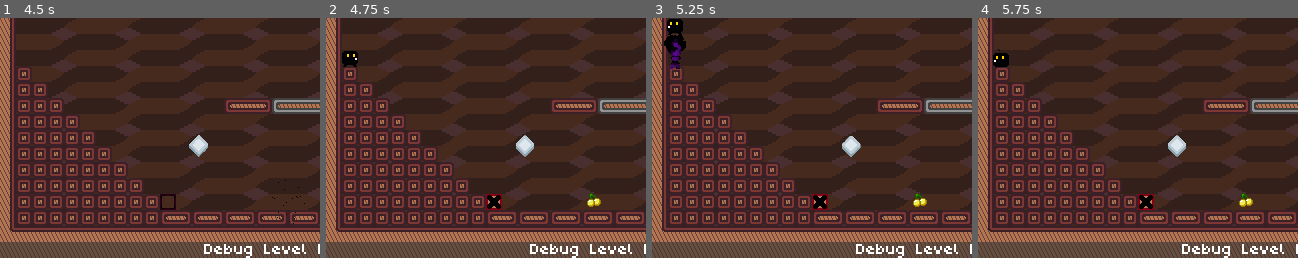
Above: before the commit, frames 1-4 (left to right).
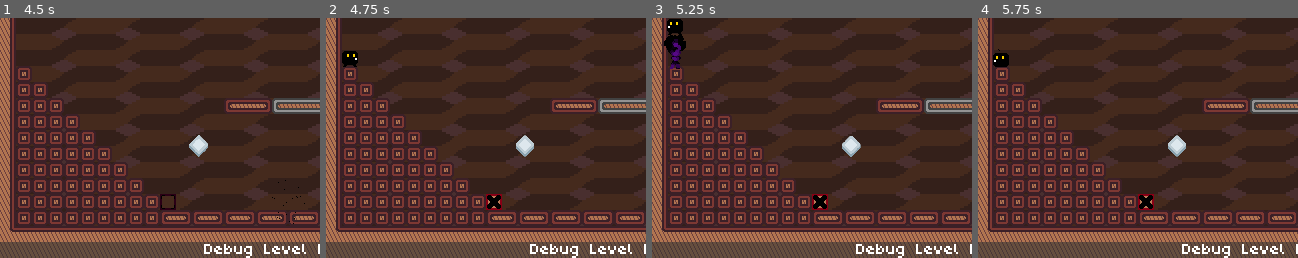
Above: after the commit, the same moments.

Repository: Team-Bunglon/phantom-striker
Game: Godot game, scene res://levels/level0.tscn
Same seed, same stepped clock (60 frames per second), same inputs: the game is played once before the commit and once after it. This scene is started directly instead of the project's main scene.
Inputs:
- Up to frame 1 (4.5 s): tap Enter at 0.5 s; hold D (move_right) 0.53-1.28 s; hold S (crouch) 0.53-1.28 s; tap W (jump) at 0.77, 1.52, 3.02, 3.77 s; hold K (strike_down) 1.28-2.03 s; tap Space (start_game) at 1.35, 2.85, 4.35 s; hold D (move_right) 2.03-2.78 s; hold S (crouch) 2.03-2.78 s; hold I (strike_up) 2.78-3.53 s; hold S (crouch) 3.53-4.28 s; hold A (move_left) from 3.53 s (still down); tap R (restart) at 4.15 s
- Up to frame 2 (4.75 s): keep holding A (move_left); tap W (jump) at 4.52 s
- Up to frame 3 (5.25 s): tap Space (start_game) at 5 s; release A (move_left) at 5.03 s; hold K (strike_down) from 5.03 s (still down); hold S (crouch) from 5.03 s (still down)
- Up to frame 4 (5.75 s): keep holding K (strike_down); keep holding S (crouch)
The pictures show only the part of the screen within x 0-50%, y 50-100%; the shares and areas given below are measured in that part.

Frame 1 is identical in both runs. In frame 2, 0.2% of the frame differs, in the area x 81-86%, y 72-79%; in frame 3, 0.2%; in frame 4, 0.2%.

Commit message:
Enfore collectible to only be one per level

Diff:
--- a/globals/global.gd
+++ b/globals/global.gd
@@ -11,22 +11,18 @@
 var has_started_game = false: ## Check if the player has pressed the start button for continue button. It is greyed out if the game is launched for the first time or after the player has finished the game.
 	set(value):
 		has_started_game = value
-		print("has started? " + str(has_started_game))
 		save_game()
 var current_level: int = 1:	## The current level the player has reached.
 	set(value):
 		current_level = value
-		print("level " + str(death_count))
 		save_game()
 var death_count: int = 0: ## How many death the player has experienced. Restarting and quiting to main menu count as one.
 	set(value):
 		death_count = value
-		print("ded " + str(death_count))
 		save_game()
 var collectibles: int = 0: ## How many collectibles the player has obtain.
 	set(value):
 		collectibles = value
-		print("collect " + str(collectibles))
 		save_game()
 var collected: Array = [] ## Keep track of the collected collectible so the player doesn't have to collect it again if they die.
 
@@ -89,6 +85,7 @@
 	}
 
 	save_file(save)
+	print("Save Val | Start: " + str(has_started_game) + ", lvl: " + str(death_count) + ", ded: " + str(death_count) + ", collect: " + str(collectibles) + ", list: " + str(collected))
 
 func load_game():
 	var save: Save
--- a/levels/level0.tscn
+++ b/levels/level0.tscn
@@ -596,7 +596,6 @@
 
 [node name="Collectible" parent="." instance=ExtResource("12_03yfn")]
 position = Vector2(268, 422)
-identifier = 1
 
 [connection signal="body_entered" from="KillZone" to="." method="_on_kill_zone_body_entered"]
 [connection signal="body_entered" from="WinZone" to="." method="_on_win_zone_body_entered"]
--- a/levels/level_class.gd
+++ b/levels/level_class.gd
@@ -5,18 +5,18 @@
 
 func next_level():
 	if "#" in name:
-		var next_level_number: String = str(_get_number() + 1)
+		var next_level_number: String = str(get_number() + 1)
 		return "res://levels/level" + next_level_number + ".tscn"
 	else:
 		assert(false, name + ": The name of the root node of this level must be 'level#[int]'")
 
-func _get_number() -> int:
+func get_number() -> int:
 	return int(name.get_slice("#",1))
 
 func _ready():
 	print(name + ": " + room_name)
 	$Canvas/RoomName.text = room_name
-	Global.current_level = _get_number()
+	Global.current_level = get_number()
 	Global.save_game() # this will save the game on every level change or restart
 
 func _on_kill_zone_body_entered(body:Node2D):
--- a/objects/collectible.gd
+++ b/objects/collectible.gd
@@ -1,17 +1,18 @@
 extends Node2D
 
-@export var identifier: int = 0
+var identifier: String	# Specific identifier for uniqueness. It needs to be a string since godot has a terrible job at autoconverting value inside an array.
 
 func _ready():
-	if Global.collected.has(float(identifier)):
+	if name != "Collectible": # The name MUST be "Collectible" to prevent more than one collectible per level. DO NOT DELETE!
+		assert(false, "A level can only have one collectible")
+	identifier = str(get_parent().get_number())
+	if Global.collected.has(identifier):
 		$Sprite2D.visible = false
 		$CollectibleArea.disconnect("body_entered", _on_collectible_area_body_entered)
 
 func _on_collectible_area_body_entered(body):
 	if body.name == "Player":
-		print("got collectible no." + str(identifier))
 		$Sprite2D.visible = false
 		$CollectibleArea.disconnect("body_entered", _on_collectible_area_body_entered)
 		Global.collected.append(identifier)  # collected must be before collectibles
 		Global.collectibles += 1
-		print("collect list " + str(Global.collected))
Not shown, changed: TODO.md
